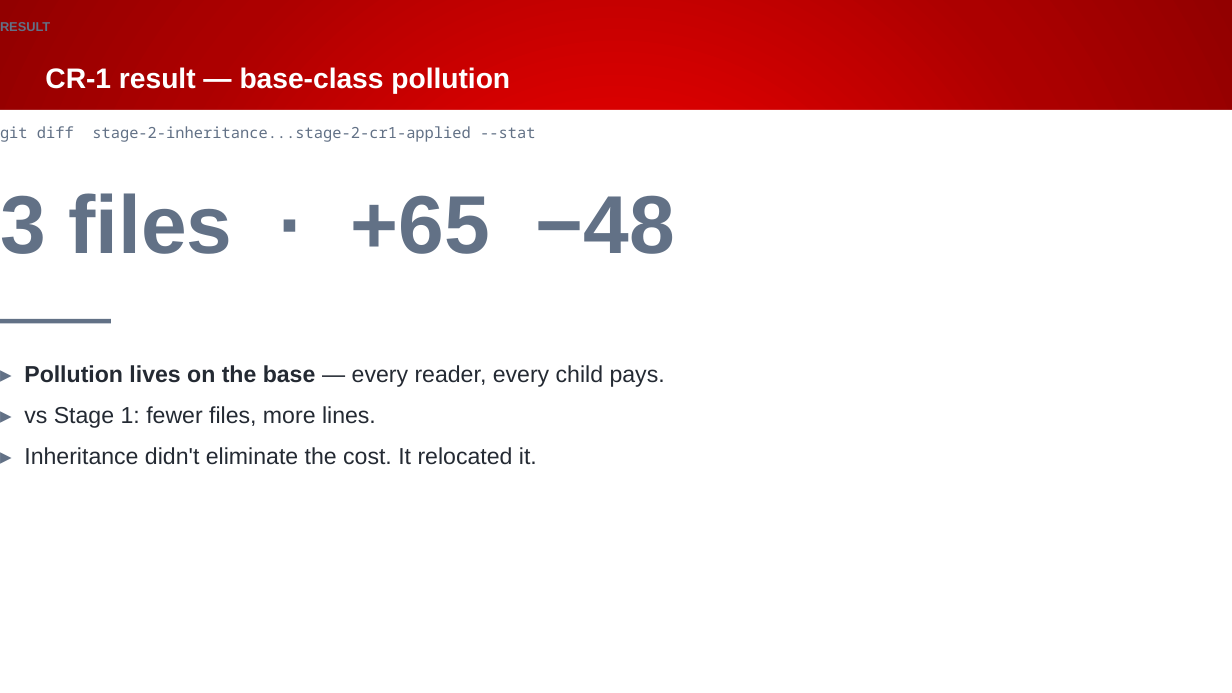
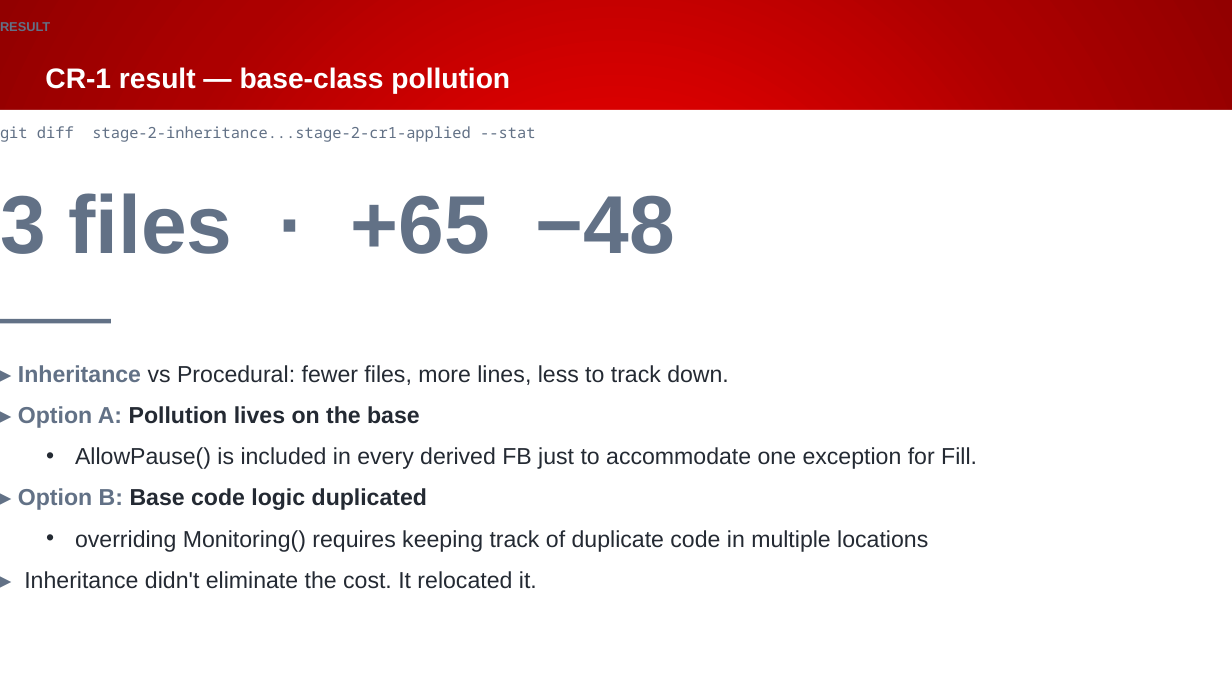
Before and after one commit to Beckhoff-USA-Community/Procedural_To_SOLID, a slide deck: slide 42 of presentation/NEM2026_workshop.pptx (slide 30 before the commit). Drawn at 1232x693 pixels with LibreOffice and Linux fonts; fonts in the diff are those of the drawing; background and template pictures are left out. Boxes give left, top, right and bottom in pixels: in the first picture for what was removed or moved away, otherwise in the second. Text is boxed around its words. In the diff, an @@ line names an element or a change of style, - is before the commit and + after.

```diff
--- a/presentation/NEM2026_workshop.pptx
+++ b/presentation/NEM2026_workshop.pptx
@@ text at [18, 365, 977, 552]: text changed @@
-▸ Pollution lives on the base — every reader, every child pays.
-▸ vs Stage 1: fewer files, more lines.
+▸ Inheritance vs Procedural: fewer files, more lines, less to track down.
+▸ Option A: Pollution lives on the base
+  • AllowPause() is included in every derived FB just to accommodate one exception for Fill.
+▸ Option B: Base code logic duplicated
+  • overriding Monitoring() requires keeping track of duplicate code in multiple locations
```
Also in this commit, not shown: 21 other slides changed, 15 slides added, 1 slide removed, 2 other files.
